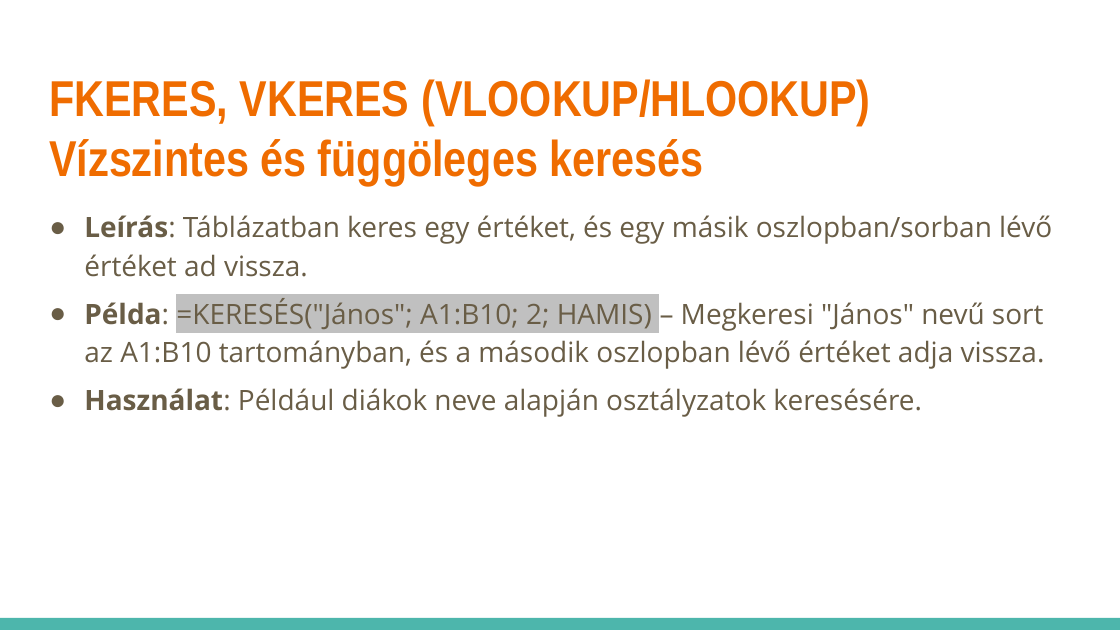
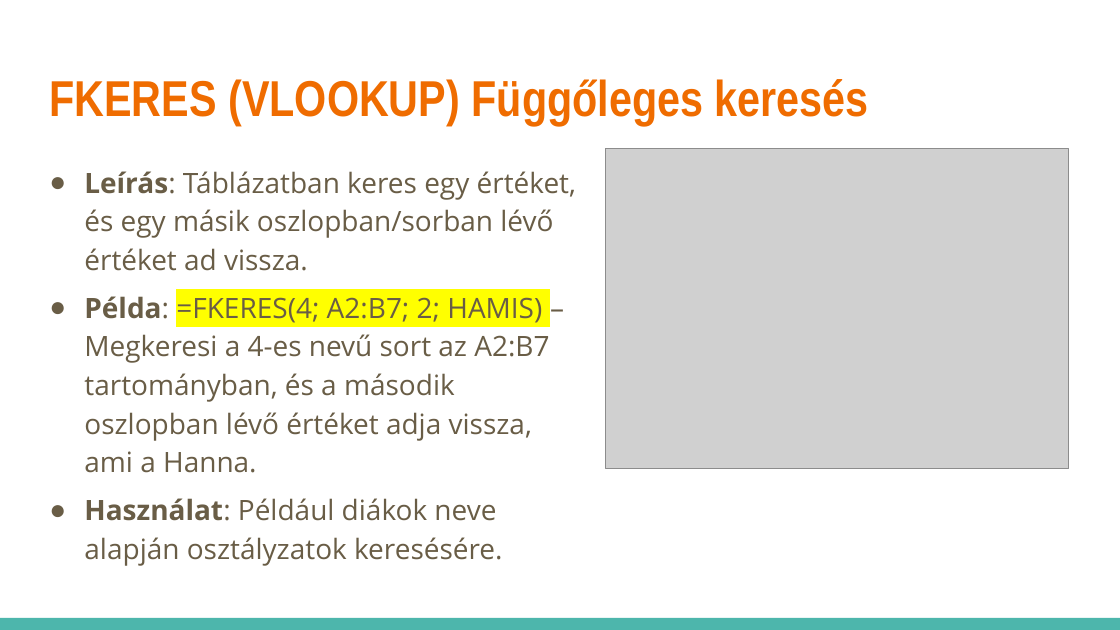
Before and after one commit to pisti72/infoka, a slide deck: slide 27 of excel/Táblázatkezelés.pptx (slide 25 before the commit). Drawn at 1120x630 pixels with LibreOffice and Linux fonts; fonts in the diff are those of the drawing; grey boxes stand for pictures. Boxes give left, top, right and bottom in pixels: in the first picture for what was removed or moved away, otherwise in the second. Text is boxed around its words. In the diff, an @@ line names an element or a change of style, - is before the commit and + after.

```diff
--- a/excel/Táblázatkezelés.pptx
+++ b/excel/Táblázatkezelés.pptx
@@ title at bbox=[49, 79, 869, 126]: text changed @@
-FKERES, VKERES (VLOOKUP/HLOOKUP) Vízszintes és függöleges keresés
+FKERES (VLOOKUP) Függőleges keresés
@@ text "Leírás: Táblázatban keres egy értéket, ...": place and size @@
-text "Leírás: Táblázatban keres egy értéket, ..." at bbox=[84, 215, 1052, 417]
+text "Leírás: Táblázatban keres egy értéket, ..." at bbox=[84, 171, 576, 566]
@@ picture added at bbox=[606, 149, 1070, 468] @@
@@ text at bbox=[84, 296, 549, 473]: text changed @@
-● Példa: =KERESÉS("János"; A1:B10; 2; HAMIS) – Megkeresi "János" nevű sort az A1:B10 tartományban, és a második oszlopban lévő értéket adja vissza.
+● Példa: =FKERES(4; A2:B7; 2; HAMIS) – Megkeresi a 4-es nevű sort az A2:B7 tartományban, és a második oszlopban lévő értéket adja vissza, ami a Hanna.
```
Also in this commit, not shown: 14 other slides changed, 4 slides added, 1 slide removed.
